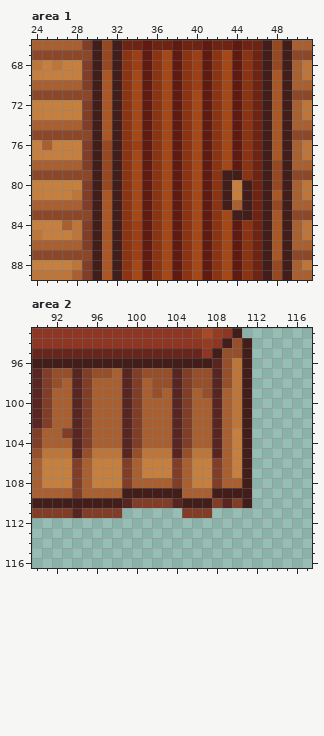
Pixel-art file, stored at Assets/Content/Entities/general_store/general_store.ase. The picture above was drawn from the file before the commit.
128x128 pixels, 1 frame. Shown: area 1: x 24..51, y 66..89; area 2: x 90..117, y 93..116.
Now the later version:
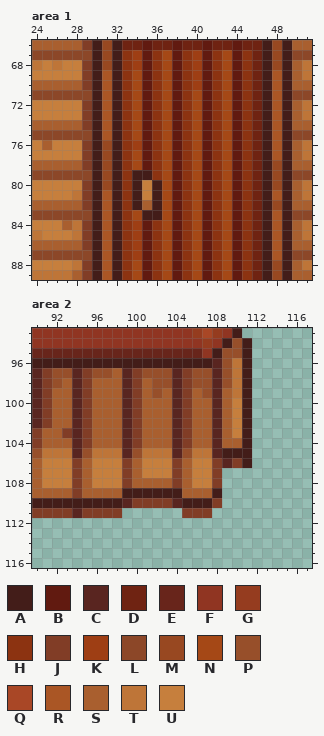
Palette (. is transparent): A #431d19  B #611a10  C #592520  D #6f2312  E #68251b  F #903522  G #953c1f  H #8c3311  J #813d26  K #9e3e14  L #8c4728  M #984821  N #a54816  P #974f2a  Q #a94726  R #aa5625  S #a95f2f  T #be7538  U #c67f3d
The exact change:
{"where": "area 1, layer \"Layer 1\""}
{"y":79,"x":34,"old":"NB","new":"AA"}
{"y":79,"x":43,"old":"AA","new":"NB"}
{"y":80,"x":34,"old":"NBH","new":"AUA"}
{"y":80,"x":43,"old":"AUA","new":"NBH"}
{"y":81,"x":34,"old":"NBH","new":"AUA"}
{"y":81,"x":43,"old":"AUA","new":"NBH"}
{"y":82,"x":34,"old":"NBH","new":"ASA"}
{"y":82,"x":43,"old":"ASA","new":"NBH"}
{"y":83,"x":35,"old":"BH","new":"AA"}
{"y":83,"x":44,"old":"AA","new":"BH"}
{"where": "area 2, layer \"Layer 1\""}
{"y":100,"x":110,"old":"T","new":"U"}
{"y":101,"x":110,"old":"T","new":"U"}
{"y":102,"x":110,"old":"T","new":"U"}
{"y":104,"x":110,"old":"U","new":"S"}
{"y":105,"x":109,"old":"SU","new":"AA"}
{"y":106,"x":109,"old":"SU","new":"CJ"}
{"y":107,"x":109,"old":"SUA","new":"..."}
{"y":108,"x":109,"old":"SSA","new":"..."}
{"y":109,"x":109,"old":"AAA","new":"..."}
{"y":110,"x":109,"old":"CJA","new":"..."}
{"label":"changed","picture_box":[132,170,162,220]}
{"label":"changed","picture_box":[222,170,252,220]}
{"label":"changed","picture_box":[222,398,252,508]}
